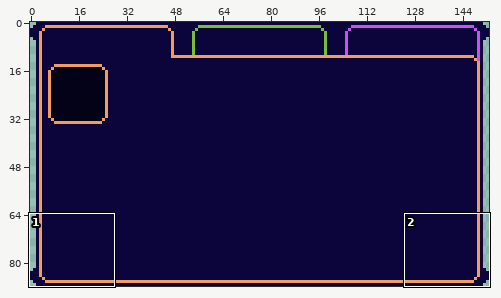
Edited in one commit: pixel-art file (Assets/Textures/MainViewer/MainViewerDisplay.aseprite). The picture above shows the old version from afar; the outline marks the close-up.
Close-up. Before the commit:
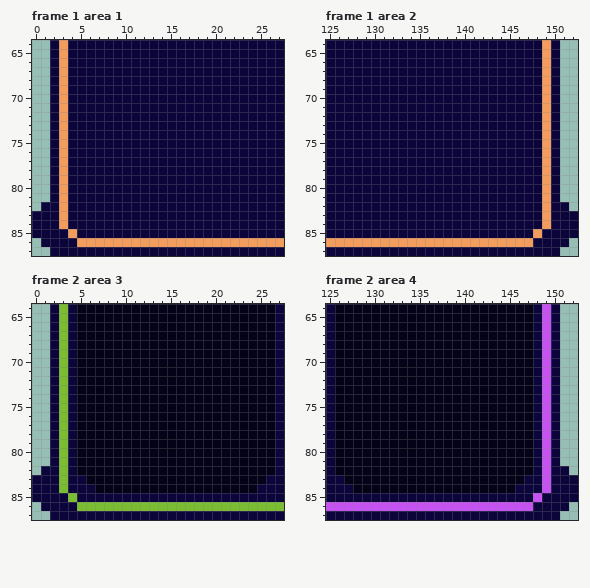
154x88 pixels, 3 frames. Shown: frame 1 area 1: x 0..27, y 64..87; frame 1 area 2: x 125..152, y 64..87; frame 2 area 3: x 0..27, y 64..87; frame 2 area 4: x 125..152, y 64..87. The old version is drawn lined up with the new one, on the new canvas. The commit also changed other frames or places, which this record leaves out.
The same view after the edit:
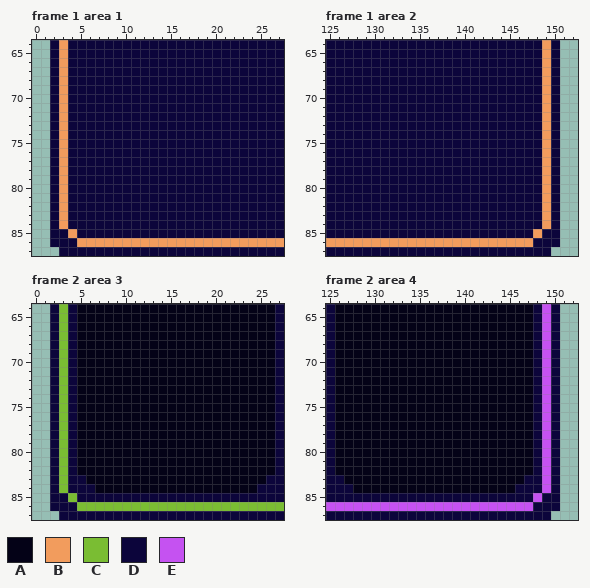
Palette (. is transparent): A #040217  B #f29c5d  C #7abd33  D #0c053b  E #c552f1
The edit:
canvas 154x88 -> 153x88, the old top-left corner now at -1,0 (the part of the old canvas that was cut away was empty and is not shown)
Frame 1 area 1:
y 82: x 1 D -> .
y 83..85: x 0..1 DD -> ..
y 86: x 1 D -> .
y 87: x 2 D -> .
Frame 1 area 2:
y 82: x 151 D -> .
y 83..85: x 151..152 DD -> ..
y 86: x 151 D -> .
y 87: x 150 D -> .
Frame 2 area 3: the same change as frame 1 area 1
Frame 2 area 4: the same change as frame 1 area 2
Pixel boxes of the changes (left, top, right, bottom) in both close-ups:
erased: (32, 202, 59, 256)
erased: (551, 202, 578, 256)
erased: (32, 466, 59, 520)
erased: (551, 466, 578, 520)
